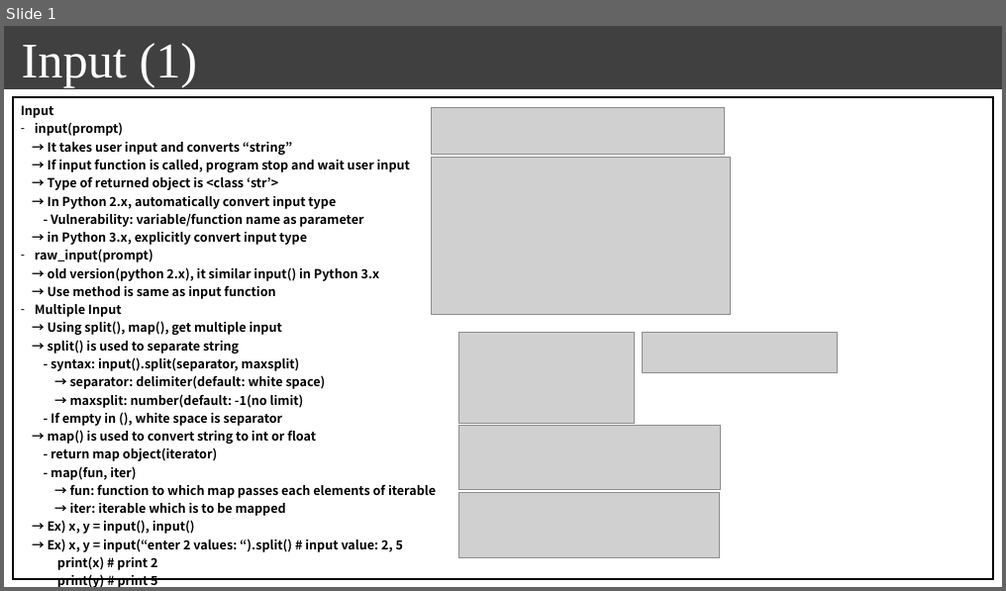
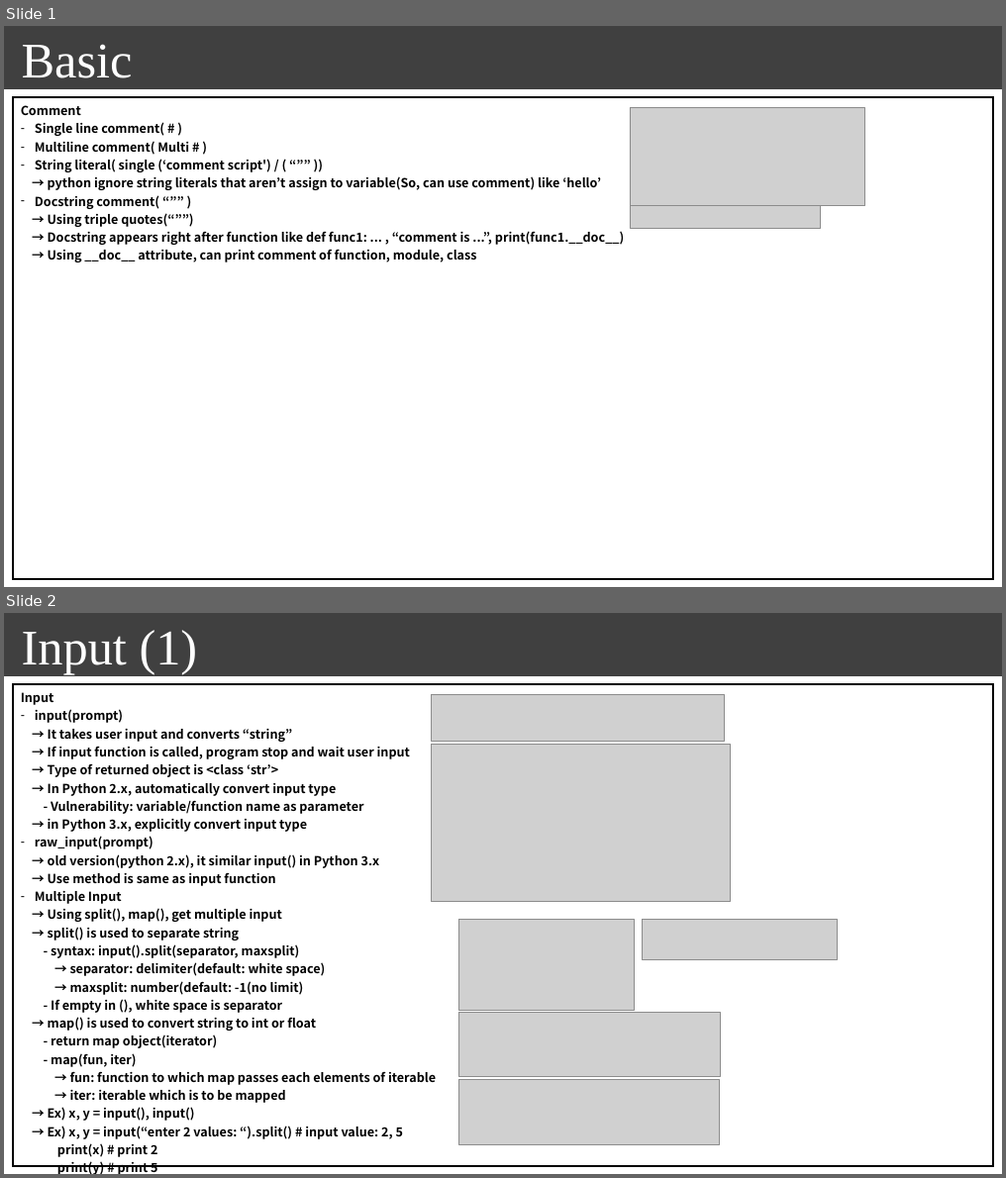
Before and after one commit to seonghokim/Study, a slide deck: Study Material/everything in python.pptx. Shown one above the other, each under a label of ours: slide 1 before the commit, slides 1 and 2 after it. The pictures are 1006x591 and 1006x1178 pixels, drawn with LibreOffice and Linux fonts; fonts in the diff are those of the drawing; grey boxes stand for pictures; background and template pictures are left out. Boxes give left, top, right and bottom in pixels: in the first picture for what was removed or moved away, otherwise in the second. Text is boxed around its words. In the diff, an @@ line names an element or a change of style, - is before the commit and + after.

```diff
--- a/Study Material/everything in python.pptx
+++ b/Study Material/everything in python.pptx
@@ slide 1 added at bbox=[4, 26, 1002, 587], background #FFFFFF; not listed: 1 template element that a slide beside it also shows @@
@@ text added at bbox=[22, 44, 133, 78], 48 pt, text #FFFFFF @@
+Basic
@@ table added at bbox=[13, 98, 994, 579], 1 rows, 1 columns @@
+Comment / Single line comment( # ) / Multiline comment( Multi # ) / String literal( single (‘comment script') / ( “”” )) / → python ignore string literals that aren’t assign to variable(So, can use comment) like ‘hello’ / Docstring comment( “”” ) / → Using triple quotes(“””) / → Docstring appears right after function like def func1: ... , “comment is ...”, print(func1.__doc__) / → Using __doc__ attribute, can print comment of function, module, class
@@ picture added at bbox=[630, 107, 865, 206] @@
@@ picture added at bbox=[630, 206, 820, 229] @@
@@ what was slide 1 is now slide 2 @@
```
Also in this commit, not shown: 2 slides changed, 3 other slides added, 1 other file.
